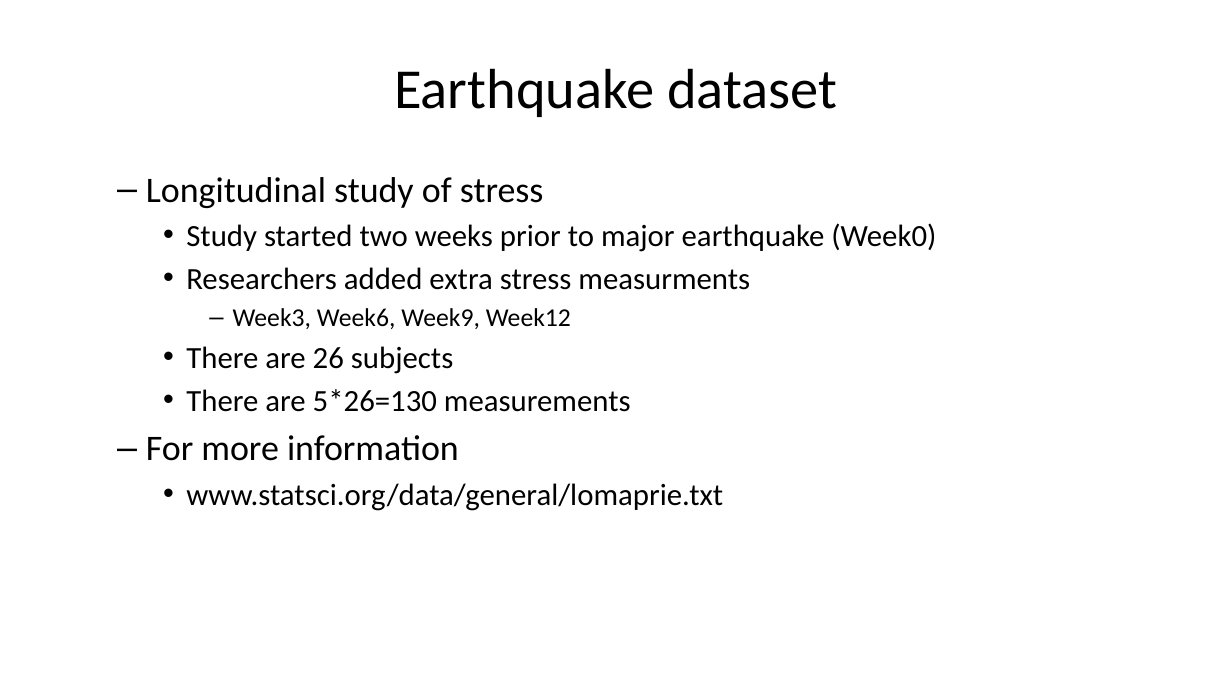
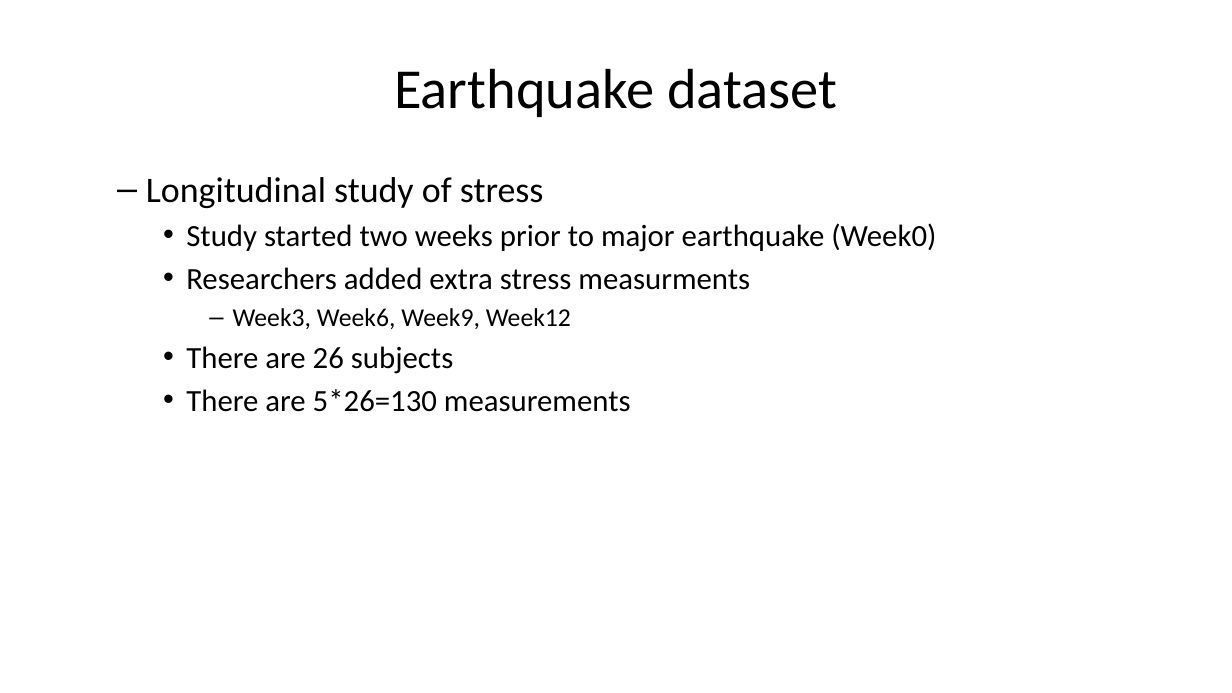
Before and after one commit to pmean/classes, a slide deck: slide 20 of introduction-to-r/results/v06-slides-and-speaker-notes.pptx. Drawn at 1232x693 pixels with LibreOffice and Linux fonts; fonts in the diff are those of the drawing. Boxes give left, top, right and bottom in pixels: in the first picture for what was removed or moved away, otherwise in the second. Text is boxed around its words. In the diff, an @@ line names an element or a change of style, - is before the commit and + after.

```diff
--- a/introduction-to-r/results/v06-slides-and-speaker-notes.pptx
+++ b/introduction-to-r/results/v06-slides-and-speaker-notes.pptx
@@ text at [146,435,723,511]: paragraphs removed @@
-  – For more information
-    • www.statsci.org/data/general/lomaprie.txt
```
Also in this commit, not shown: 8 other slides changed, 1 other file.
